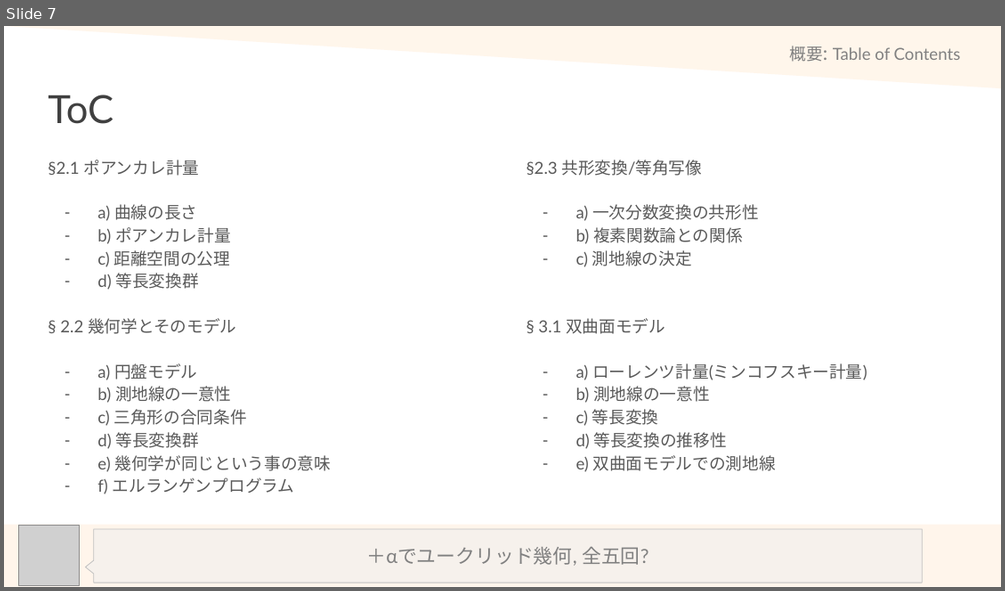
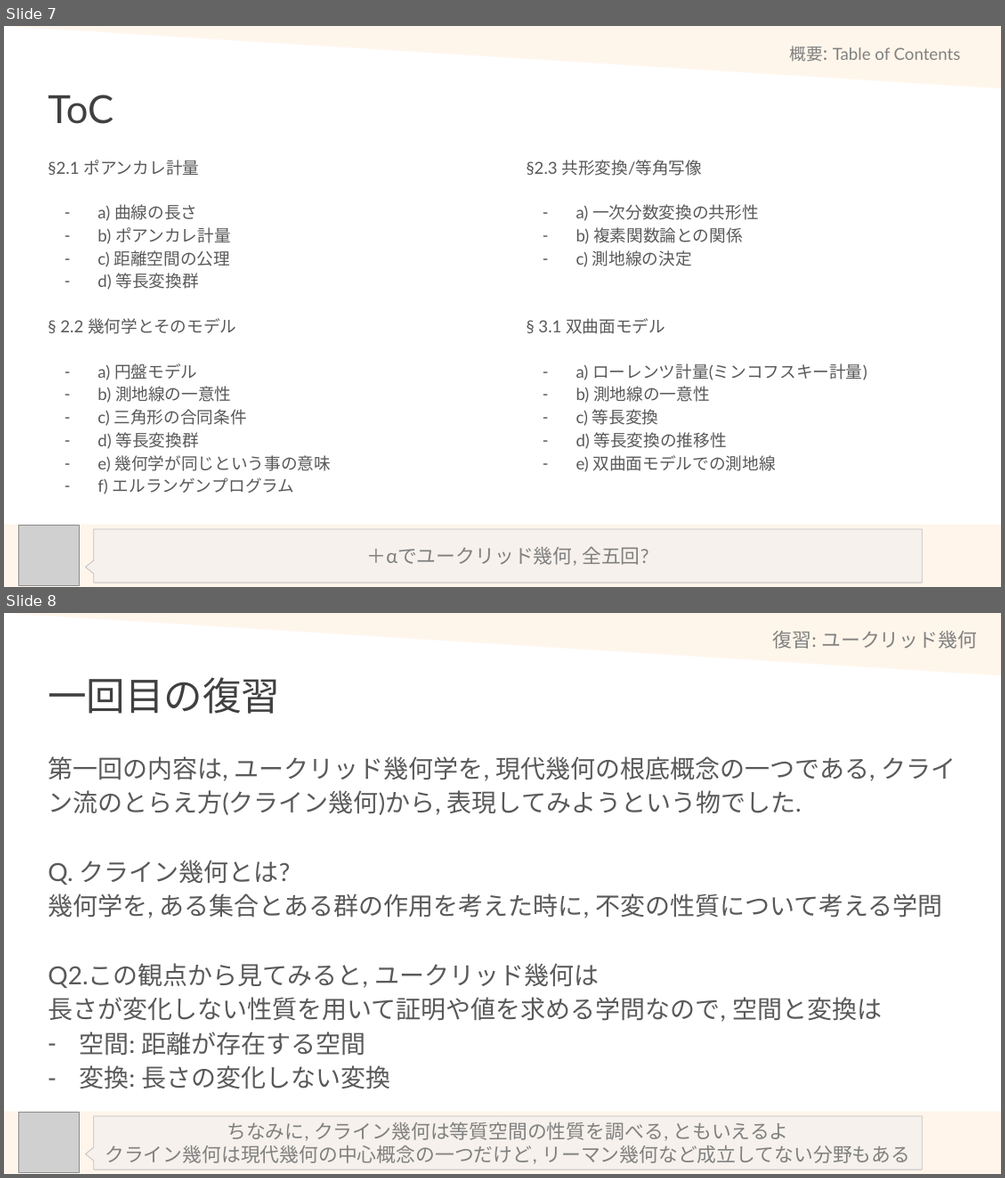
Before and after one commit to math-er/hyperbolic-space, a slide deck: Section2(上半平面とポアンカレ計量)/0-Overview&Review.pptx. Shown one above the other, each under a label of ours: slide 7 before the commit, slides 7 and 8 after it. The pictures are 1005x591 and 1005x1178 pixels, drawn with LibreOffice and Linux fonts; fonts in the diff are those of the drawing; grey boxes stand for pictures. Boxes give left, top, right and bottom in pixels: in the first picture for what was removed or moved away, otherwise in the second. Text is boxed around its words. In the diff, an @@ line names an element or a change of style, - is before the commit and + after.

```diff
--- a/Section2(上半平面とポアンカレ計量)/0-Overview&Review.pptx
+++ b/Section2(上半平面とポアンカレ計量)/0-Overview&Review.pptx
@@ slide 8 added at (4,613,1001,1174), background #FFFFFF @@
@@ triangle added at (5,613,1001,675), fill #FFF4E7 at 80% opacity @@
@@ title added at (773,631,977,649), 14 pt, text #808080 @@
+復習: ユークリッド幾何
@@ title added at (48,677,280,714), 28 pt, text #404040 @@
+一回目の復習
@@ text added at (48,756,956,1088), 18 pt, text #595959 @@
+第一回の内容は, ユークリッド幾何学を, 現代幾何の根底概念の一つである, クライン流のとらえ方(クライン幾何)から, 表現してみようという物でした.
+Q. クライン幾何とは?
+幾何学を, ある集合とある群の作用を考えた時に, 不変の性質について考える学問
+Q2.この観点から見てみると, ユークリッド幾何は
+長さが変化しない性質を用いて証明や値を求める学問なので, 空間と変換は
+– 空間: 距離が存在する空間
+– 変換: 長さの変化しない変換
@@ rectangle added at (4,1111,1001,1174), fill #FFF5EB @@
@@ picture added at (19,1112,80,1173) @@
@@ speech box added at (94,1115,922,1169), fill #EEEEEE at 50% opacity, outline #BFBFBF 0.5 pt, 14 pt, text #808080 @@
+ちなみに, クライン幾何は等質空間の性質を調べる, ともいえるよ
+クライン幾何は現代幾何の中心概念の一つだけど, リーマン幾何など成立してない分野もある
```
Also in this commit, not shown: 1 other slide added.
